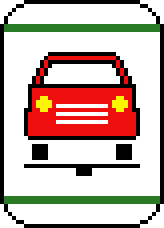
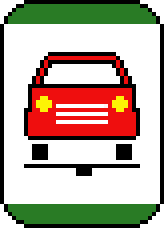
The second 164px x 228px image is a revision of the first. Changes to its layers:
painted on "Color bands" over [4, 4, 160, 224]
